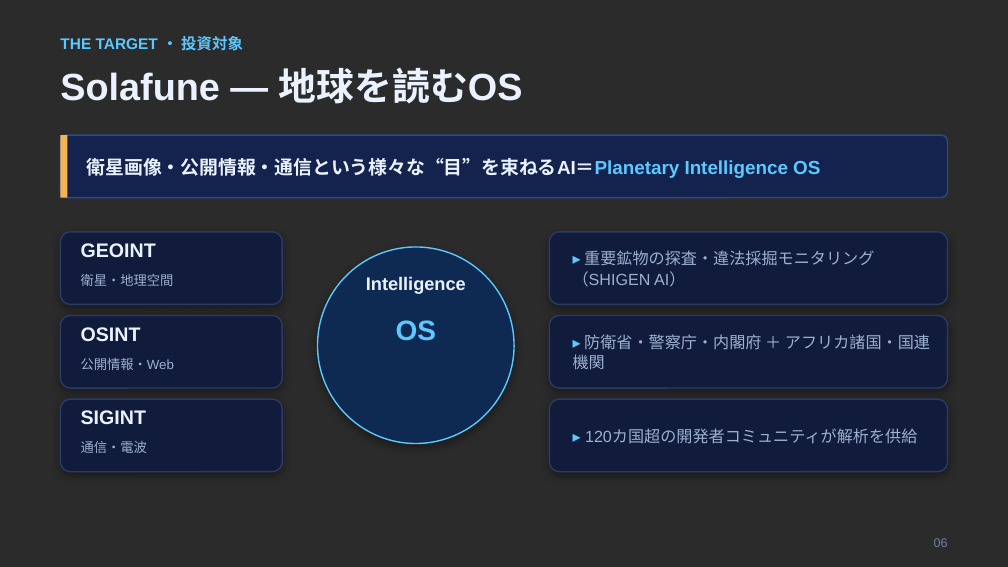
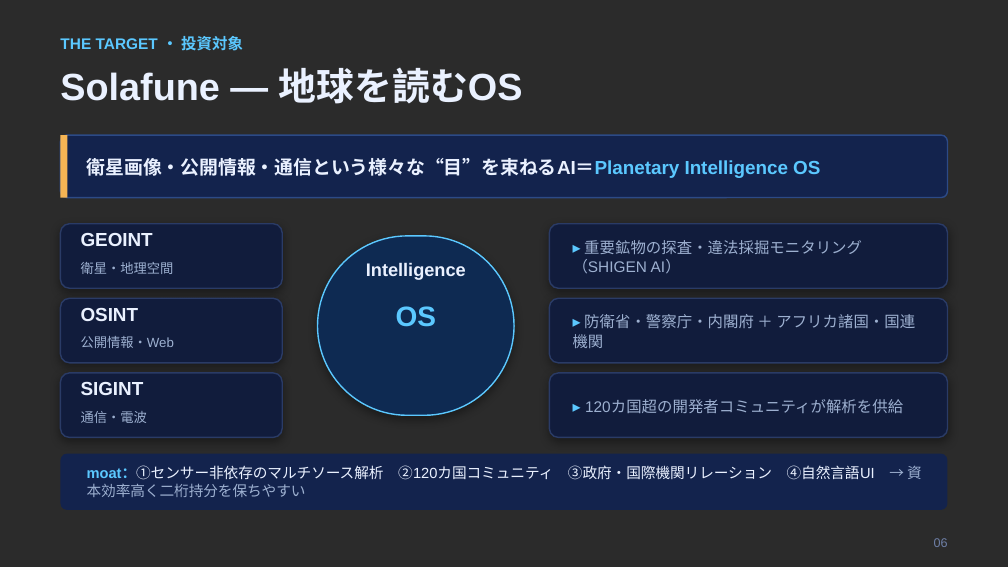
Before and after one commit to Hiroyuki-01/identity_academy_vc, a slide deck: slide 7 of outputs/05_発表スライド.pptx (slide 6 before the commit). Drawn at 1008x567 pixels with LibreOffice and Linux fonts; fonts in the diff are those of the drawing; background and template pictures are left out; a plain dark background stands for a picture behind light text. Boxes give left, top, right and bottom in pixels: in the first picture for what was removed or moved away, otherwise in the second. Text is boxed around its words. In the diff, an @@ line names an element or a change of style, - is before the commit and + after.

```diff
--- a/outputs/05_発表スライド.pptx
+++ b/outputs/05_発表スライド.pptx
@@ rounded rectangle: place and size @@
-rounded rectangle at <box>60,232,282,304</box>
+rounded rectangle at <box>60,224,282,288</box>
@@ text "GEOINT": place and size @@
-text "GEOINT" at <box>81,243,156,257</box>
+text "GEOINT" at <box>81,233,153,246</box>
@@ rounded rectangle: place and size @@
-rounded rectangle at <box>318,247,514,444</box>
+rounded rectangle at <box>318,236,514,415</box>
@@ rounded rectangle: place and size @@
-rounded rectangle at <box>549,232,948,304</box>
+rounded rectangle at <box>549,224,948,288</box>
@@ text "▸ 重要鉱物の探査・違法採掘モニタリング（SHIGEN AI）": place and size @@
-text "▸ 重要鉱物の探査・違法採掘モニタリング（SHIGEN AI）" at <box>573,250,874,287</box>
+text "▸ 重要鉱物の探査・違法採掘モニタリング（SHIGEN AI）" at <box>573,240,862,274</box>
@@ text "衛星・地理空間": place and size @@
-text "衛星・地理空間" at <box>81,274,174,286</box>
+text "衛星・地理空間" at <box>81,262,174,274</box>
@@ text "Intelligence": place and size @@
-text "Intelligence" at <box>366,276,466,294</box>
+text "Intelligence" at <box>366,262,466,280</box>
@@ rounded rectangle: place and size @@
-rounded rectangle at <box>60,316,282,388</box>
+rounded rectangle at <box>60,298,282,363</box>
@@ text "OS": place and size @@
-text "OS" at <box>396,320,436,341</box>
+text "OS" at <box>396,306,436,327</box>
@@ rounded rectangle: place and size @@
-rounded rectangle at <box>549,316,948,388</box>
+rounded rectangle at <box>549,298,948,363</box>
@@ text "▸ 防衛省・警察庁・内閣府 ＋ アフリカ諸国・国連機関": place and size @@
-text "▸ 防衛省・警察庁・内閣府 ＋ アフリカ諸国・国連機関" at <box>573,334,930,369</box>
+text "▸ 防衛省・警察庁・内閣府 ＋ アフリカ諸国・国連機関" at <box>573,314,915,348</box>
@@ text "OSINT": place and size @@
-text "OSINT" at <box>81,327,141,341</box>
+text "OSINT" at <box>81,308,139,321</box>
@@ text "公開情報・Web": place and size @@
-text "公開情報・Web" at <box>81,358,174,370</box>
+text "公開情報・Web" at <box>81,336,174,348</box>
@@ rounded rectangle: place and size @@
-rounded rectangle at <box>60,399,282,472</box>
+rounded rectangle at <box>60,373,282,437</box>
@@ size 14 to 13.5 pt in 3 elements at <box>81,233,153,246</box>, <box>81,308,139,321</box>, <box>81,382,144,395</box> @@
@@ text "SIGINT": place and size @@
-text "SIGINT" at <box>81,410,146,424</box>
+text "SIGINT" at <box>81,382,144,395</box>
@@ rounded rectangle: place and size @@
-rounded rectangle at <box>549,399,948,472</box>
+rounded rectangle at <box>549,373,948,437</box>
@@ size 11.5 to 11 pt in 3 elements at <box>573,240,862,274</box>, <box>573,314,915,348</box>, <box>585,399,903,414</box> @@
@@ text "▸ 120カ国超の開発者コミュニティが解析を供給": place and size @@
-text "▸ 120カ国超の開発者コミュニティが解析を供給" at <box>585,429,917,444</box>
+text "▸ 120カ国超の開発者コミュニティが解析を供給" at <box>585,399,903,414</box>
@@ text "通信・電波": place and size @@
-text "通信・電波" at <box>81,441,147,453</box>
+text "通信・電波" at <box>81,411,147,423</box>
@@ rounded rectangle added at <box>60,454,948,510</box>, fill #13234D @@
@@ text added at <box>87,465,922,497</box>, 10.5 pt, text #EAF1FF @@
+moat：①センサー非依存のマルチソース解析 ②120カ国コミュニティ ③政府・国際機関リレーション ④自然言語UI → 資本効率高く二桁持分を保ちやすい
```
Also in this commit, not shown: 7 other slides changed, 9 slides added, 5 slides removed, 7 other files.
